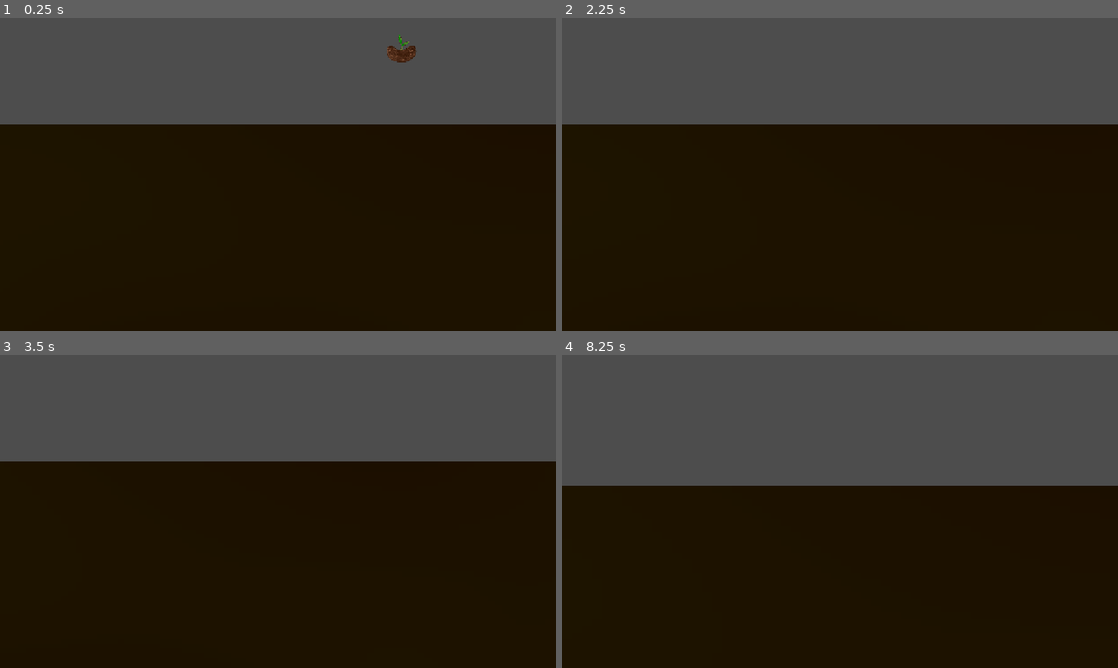
Above: before the commit, frames 1-4 (two rows, left to right).
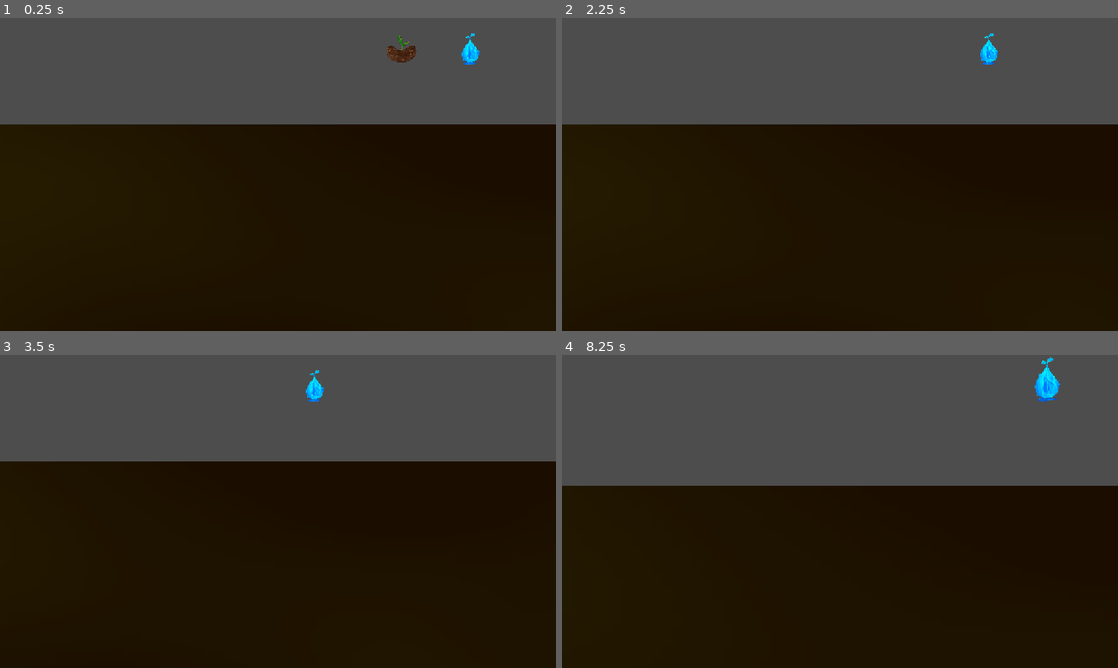
Above: after the commit, the same moments.

Repository: rootless-af/project-root
Game: Godot game, scene res://scenes/root_testbed.tscn
The game is run twice, just before and just after one commit, with the same random seed, the same clock (stepped at 60 frames per second) and the same inputs. This scene is started directly instead of the project's main scene.
Inputs (mouse positions are in pixels of both pictures, inside the frame that each line leads up to):
- Up to frame 1 (0.25 s): no input
- Up to frame 2 (2.25 s): tap Enter at 0.5 s; drag from (962, 49) to (1062, 133) at 0.52 s; drag from (728, 190) to (1062, 133) at 1.27 s; move the mouse to (895, 105) at 2.02 s; hold D (camera_right) from 2.03 s (still down); click (895, 105) at 2.17 s
- Up to frame 3 (3.5 s): release D (camera_right) at 2.75 s; drag from (250, 574) to (111, 464) at 2.77 s
- Up to frame 4 (8.25 s): tap Space at 3.5, 5, 6.5 s; move the mouse to (1006, 558) at 3.52 s; hold Mouse wheel up (camera_zoom_in) 3.53-4.25 s; click (1006, 558) at 3.67 s; tap Enter at 4.25, 5.75 s; drag from (673, 464) to (934, 455) at 4.27 s; move the mouse to (867, 511) at 5.02 s; hold Shift (sprint) 5.03-5.75 s; click (867, 511) at 5.17 s; drag from (756, 433) to (728, 527) at 5.77 s; move the mouse to (962, 495) at 6.52 s; hold A (camera_left) 6.53-7.25 s; click (962, 495) at 6.67 s; drag from (728, 527) to (1084, 455) at 7.27 s; move the mouse to (895, 442) at 8.02 s; hold W (camera_up) from 8.03 s (still down); click (895, 442) at 8.17 s

The runs differ from the first frame. In frame 1, 0.2% of the frame differs, in the area x 83-87%, y 4-15%; in frame 2, 0.2%; in frame 3, 0.2%; in frame 4, 0.4%, in the area x 85-90%, y 0-15%.

Commit message:
Root types as prefabs, seed planting works with different roots and asset import
thats a lotta words...... too bad im not reading em

Diff:
--- a/prefabs/root.tscn
+++ b/prefabs/root.tscn
@@ -5,7 +5,9 @@
 
 [node name="Root" type="Node2D" unique_id=1285881573]
 script = ExtResource("1_734vk")
+growth_speed = 650.0
 root_texture = ExtResource("2_8djqx")
+max_depth = 10000.0
 
 [node name="RootLifetime" type="Timer" parent="." unique_id=714939160]
 
--- /dev/null
+++ b/prefabs/roots/normal_root.tscn
@@ -0,0 +1,5 @@
+[gd_scene format=3 uid="uid://cnt8r2e1750or"]
+
+[ext_resource type="PackedScene" uid="uid://d1pn0awo34ut7" path="res://prefabs/root.tscn" id="1_kaexe"]
+
+[node name="Root" unique_id=1285881573 instance=ExtResource("1_kaexe")]
--- /dev/null
+++ b/prefabs/roots/water_root.tscn
@@ -0,0 +1,10 @@
+[gd_scene format=3 uid="uid://bakaab88aj1q4"]
+
+[ext_resource type="PackedScene" uid="uid://d1pn0awo34ut7" path="res://prefabs/root.tscn" id="1_4fumj"]
+[ext_resource type="Texture2D" uid="uid://c3j0236bv82mo" path="res://assets/textures/roots/Water_Root_ROTATED.png" id="2_b37jq"]
+
+[node name="Root" unique_id=1285881573 instance=ExtResource("1_4fumj")]
+segment_length = 32.0
+root_texture = ExtResource("2_b37jq")
+root_width = 150.0
+randomness = 0.5
--- a/prefabs/seed.tscn
+++ b/prefabs/seed.tscn
@@ -1,18 +1,20 @@
 [gd_scene format=3 uid="uid://clu7cstpsyyh4"]
 
 [ext_resource type="Script" uid="uid://dq4cib4dqw3kg" path="res://scripts/seed.gd" id="1_ujo7y"]
-[ext_resource type="PackedScene" uid="uid://d1pn0awo34ut7" path="res://prefabs/root.tscn" id="2_dwh6c"]
+[ext_resource type="PackedScene" uid="uid://cnt8r2e1750or" path="res://prefabs/roots/normal_root.tscn" id="3_r5plm"]
 [ext_resource type="Texture2D" uid="uid://bokjk045cjg4w" path="res://assets/textures/seeds/normal_seed.png" id="3_rlkhx"]
 [ext_resource type="Texture2D" uid="uid://ekpht5bjd37h" path="res://assets/textures/seeds/Water_Seed.png" id="4_dqe5w"]
+[ext_resource type="PackedScene" uid="uid://bakaab88aj1q4" path="res://prefabs/roots/water_root.tscn" id="5_rlkhx"]
 
 [sub_resource type="CircleShape2D" id="CircleShape2D_t4pjw"]
 radius = 42.047592
 
 [node name="Seed" type="Node2D" unique_id=460068766]
 script = ExtResource("1_ujo7y")
-root_scene = ExtResource("2_dwh6c")
 seed_basic_texture = ExtResource("3_rlkhx")
+root_basic_scene = ExtResource("3_r5plm")
 seed_water_texture = ExtResource("4_dqe5w")
+root_water_scene = ExtResource("5_rlkhx")
 
 [node name="Area2D" type="Area2D" parent="." unique_id=1505769138]
 
--- a/scenes/root_testbed.tscn
+++ b/scenes/root_testbed.tscn
@@ -2,13 +2,12 @@
 
 [ext_resource type="PackedScene" uid="uid://3kk5tnl4ya4j" path="res://prefabs/viewport_camera.tscn" id="1_u0w26"]
 [ext_resource type="PackedScene" uid="uid://d1pn0awo34ut7" path="res://prefabs/root.tscn" id="2_4bjpm"]
-[ext_resource type="Texture2D" uid="uid://ckhq0drxg1cfm" path="res://assets/textures/roots/Normal_Root_ROTATED.png" id="3_dlyo3"]
 [ext_resource type="Texture2D" uid="uid://c3j0236bv82mo" path="res://assets/textures/roots/Water_Root_ROTATED.png" id="4_ykmvj"]
 [ext_resource type="PackedScene" uid="uid://clu7cstpsyyh4" path="res://prefabs/seed.tscn" id="5_n0icb"]
 
 [sub_resource type="Gradient" id="Gradient_4bjpm"]
-offsets = PackedFloat32Array(0.13663663, 0.7822823)
-colors = PackedColorArray(0.10790006, 0.056860894, 1.8049032e-08, 1, 0.12156863, 0.09019608, 0.003921569, 1)
+offsets = PackedFloat32Array(0.32985553, 0.63322634)
+colors = PackedColorArray(0.10790006, 0.056860894, 1.8049032e-08, 1, 0.14433476, 0.108914785, 0.0052387915, 1)
 
 [sub_resource type="FastNoiseLite" id="FastNoiseLite_14upv"]
 noise_type = 3
@@ -51,17 +50,18 @@
 root_texture = ExtResource("4_ykmvj")
 root_width = 150.0
 randomness = 0.05
-max_depth = 10000.0
 
 [node name="normal_root" parent="." unique_id=1285881573 instance=ExtResource("2_4bjpm")]
 visible = false
 position = Vector2(429, 247)
 growth_speed = 800.0
 segment_length = 32.0
-root_texture = ExtResource("3_dlyo3")
 root_width = 150.0
 randomness = 0.25
-max_depth = 10000.0
 
 [node name="Seed" parent="." unique_id=460068766 instance=ExtResource("5_n0icb")]
 position = Vector2(924, 72)
+
+[node name="Seed2" parent="." unique_id=1522986524 instance=ExtResource("5_n0icb")]
+position = Vector2(1082, 72)
+seed_type = 1
--- a/scripts/seed.gd
+++ b/scripts/seed.gd
@@ -35,13 +35,21 @@
 @export var ground_ray_length: float = 20.0;
 
 # -- Resources --
-@export_group("Resources")
-@export var root_scene: PackedScene;
+var root_scene: PackedScene;
+var root_offset := Vector2(0,-115);
 
-@export_group("Seed Textures")
+
+@export_group("Seed References")
+# NORMAL
 @export var seed_basic_texture: Texture2D;
+@export var root_basic_scene: PackedScene;
+# WATER
 @export var seed_water_texture: Texture2D;
+@export var root_water_scene: PackedScene;
+# FIRE
 @export var seed_fire_texture: Texture2D;
+@export var root_fire_scene : PackedScene;
+
 
 func _ready() -> void:
 	setup_seed();
@@ -50,12 +58,17 @@
 	match seed_type:
 		SeedType.NORMAL:
 			seed_sprite.texture = seed_basic_texture;
+			root_scene = root_basic_scene;
+			root_offset = Vector2(0, -115);
 		SeedType.WATER:
 			seed_sprite.texture = seed_water_texture;
+			root_scene = root_water_scene;
+			root_offset = Vector2(0,-90);
 		SeedType.FIREPLANT:
 			pass
 		_:
 			seed_sprite.texture = seed_basic_texture;
+			root_scene = root_basic_scene;
 
 func _on_seed_input_event(
 	_viewport: Node,
@@ -177,6 +190,6 @@
 	# Root and seed should be siblings. (Sweet home alabama)
 	get_parent().add_child(root);
 
-	root.global_position = global_position - Vector2(0,-115); # Magic fucking number
+	root.global_position = global_position - root_offset; # Magic fucking number
 
 	queue_free();
Binary file added: assets/textures/seed_bags/Water_Seed_Bucket.png
Not shown, added: assets/textures/seed_bags/Water_Seed_Bucket.png.import
Binary file added: assets/textures/seed_bags/Water_Seed_Bucket_CROP.png
Not shown, added: assets/textures/seed_bags/Water_Seed_Bucket_CROP.png.import
Not shown, changed: .DS_Store
Not shown, changed: assets/.DS_Store
Not shown, changed: assets/textures/.DS_Store
